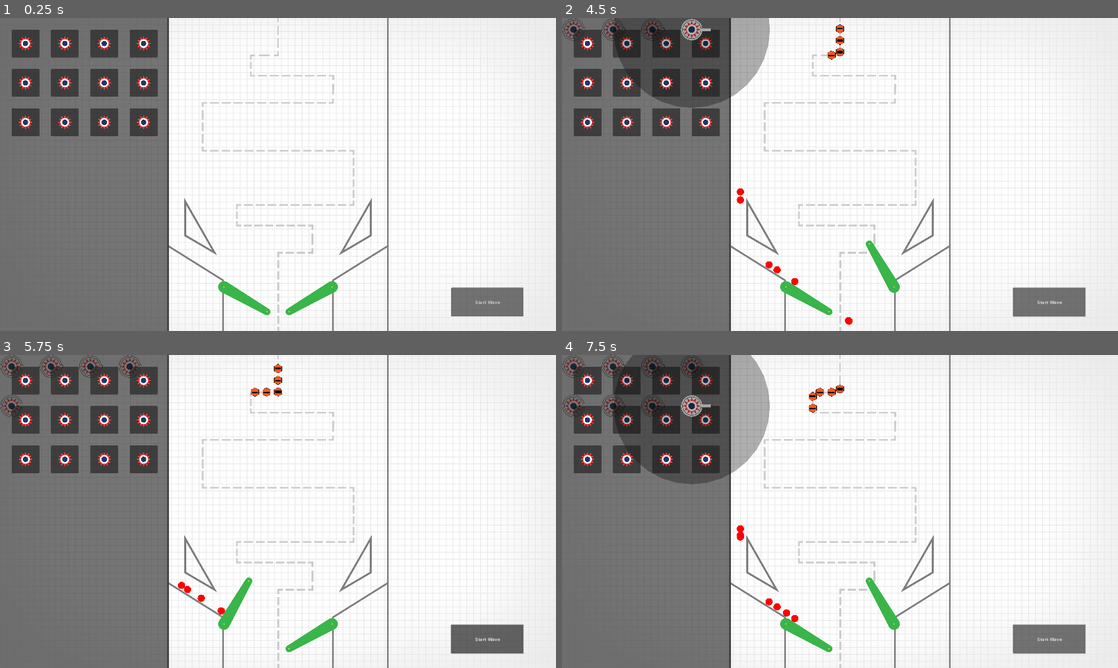
Above: before the commit, frames 1-4 (two rows, left to right).
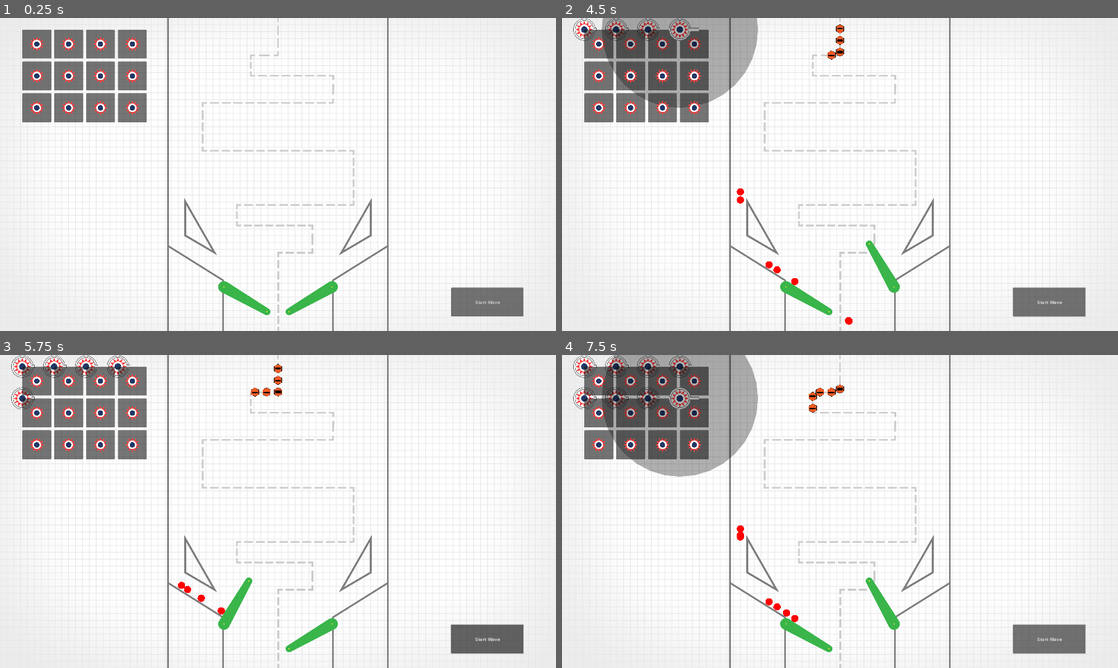
Above: after the commit, the same moments.

Repository: cxhuy/ptd
Game: Godot game, scene res://scenes/game.tscn
Same seed, same stepped clock (60 frames per second), same inputs: the game is played once before the commit and once after it.
Inputs (mouse positions are in pixels of both pictures, inside the frame that each line leads up to):
- Up to frame 1 (0.25 s): no input
- Up to frame 2 (4.5 s): click "Start Wave" at 0.5 s; click "Start Wave" at 1.25 s; tap Enter at 2 s; move the mouse to (589, 43) at 2.02 s; hold / (rightFlip) 2.03-2.78 s; hold Space (addBall) 2.03-2.78 s; click (589, 43) at 2.17 s; move the mouse to (628, 43) at 2.77 s; hold Z (leftFlip) 2.78-3.53 s; tap Space (addBall) at 2.85, 4.35 s; click (628, 43) at 2.92 s; move the mouse to (667, 43) at 3.52 s; hold Space (addBall) 3.53-4.28 s; hold / (rightFlip) from 3.53 s (still down); click (667, 43) at 3.67 s; move the mouse to (706, 43) at 4.27 s; click (706, 43) at 4.42 s
- Up to frame 3 (5.75 s): move the mouse to (27, 420) at 5.02 s; release / (rightFlip) at 5.03 s; hold Z (leftFlip) from 5.03 s (still down); hold Space (addBall) from 5.03 s (still down); click (27, 420) at 5.17 s
- Up to frame 4 (7.5 s): move the mouse to (628, 420) at 5.77 s; release Space (addBall) at 5.78 s; tap Space (addBall) at 5.85, 7.35 s; click (628, 420) at 5.92 s; move the mouse to (667, 420) at 6.52 s; hold Space (addBall) 6.53-7.28 s; click (667, 420) at 6.67 s; move the mouse to (706, 420) at 7.27 s; release Z (leftFlip) at 7.28 s; hold / (rightFlip) from 7.28 s (still down); click (706, 420) at 7.42 s

The runs differ from the first frame. In frame 1, 28% of the frame differs, in the area x 0-31%, y 0-100%; in frame 2, 29%; in frame 3, 28%; in frame 4, 29%, in the area x 0-38%, y 0-100%.

Commit message:
feat: adjust tower add size and gap

Diff:
--- a/scenes/towerAdd.tscn
+++ b/scenes/towerAdd.tscn
@@ -4,13 +4,13 @@
 [ext_resource type="Texture2D" uid="uid://iu5snjhufk02" path="res://sprites/towers/basic_tower/default.svg" id="1_emspr"]
 
 [node name="TowerAdd" type="Panel"]
-custom_minimum_size = Vector2(96, 96)
+custom_minimum_size = Vector2(100, 100)
 offset_right = 40.0
 offset_bottom = 40.0
 script = ExtResource("1_c8akx")
 
 [node name="TowerSprite" type="Sprite2D" parent="."]
-position = Vector2(48, 48)
+position = Vector2(50, 50)
 scale = Vector2(0.25, 0.25)
 texture = ExtResource("1_emspr")
 
--- a/scenes/ui.tscn
+++ b/scenes/ui.tscn
@@ -1,21 +1,24 @@
-[gd_scene load_steps=2 format=3 uid="uid://c0fnpip3uuqqb"]
+[gd_scene load_steps=3 format=3 uid="uid://c0fnpip3uuqqb"]
 
 [ext_resource type="PackedScene" uid="uid://b5qmwu8hgbnv2" path="res://scenes/towerAdd.tscn" id="1_178qx"]
+
+[sub_resource type="StyleBoxEmpty" id="StyleBoxEmpty_f73e0"]
 
 [node name="UI" type="CanvasLayer"]
 
 [node name="Panel" type="Panel" parent="."]
 offset_right = 584.0
 offset_bottom = 1080.0
+theme_override_styles/panel = SubResource("StyleBoxEmpty_f73e0")
 
 [node name="FlowContainer" type="FlowContainer" parent="Panel"]
 layout_mode = 0
-offset_left = 40.0
+offset_left = 77.0
 offset_top = 40.0
-offset_right = 544.0
+offset_right = 507.0
 offset_bottom = 1040.0
-theme_override_constants/h_separation = 40
-theme_override_constants/v_separation = 40
+theme_override_constants/h_separation = 10
+theme_override_constants/v_separation = 10
 
 [node name="TowerAdd" parent="Panel/FlowContainer" instance=ExtResource("1_178qx")]
 layout_mode = 2
